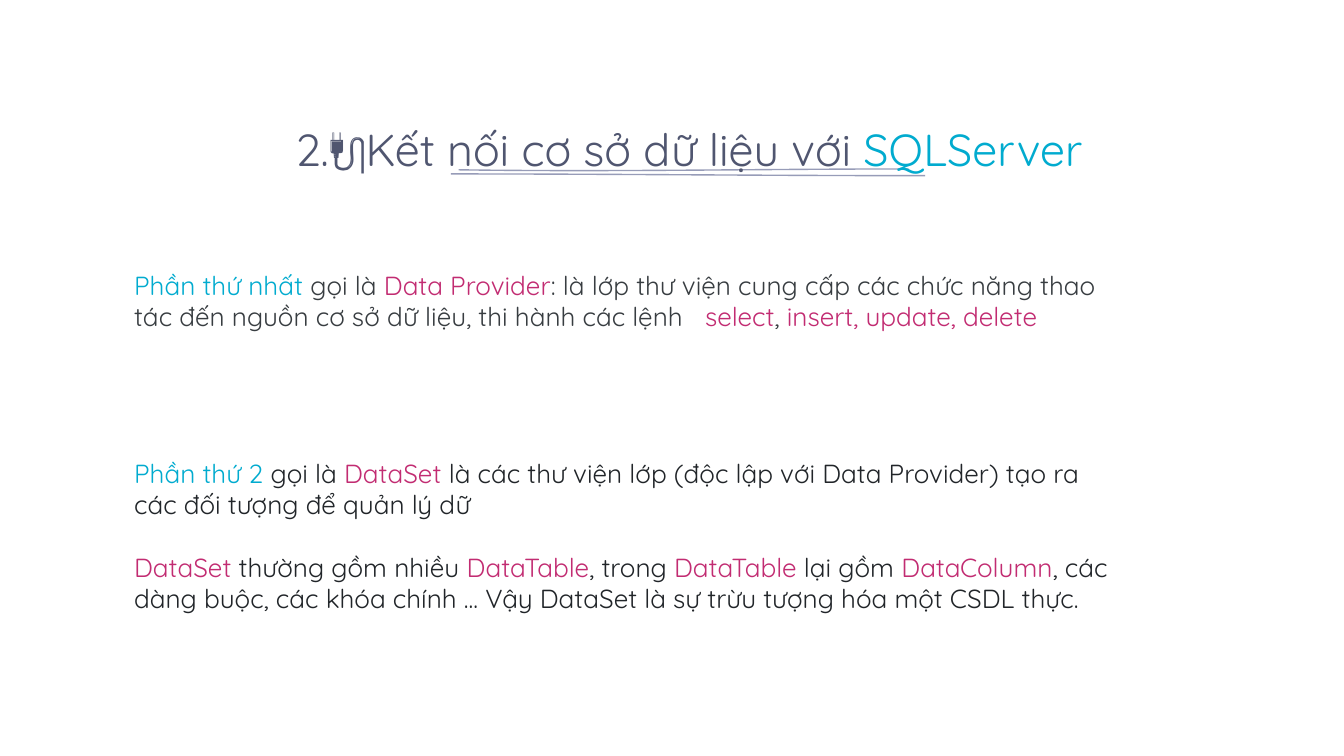
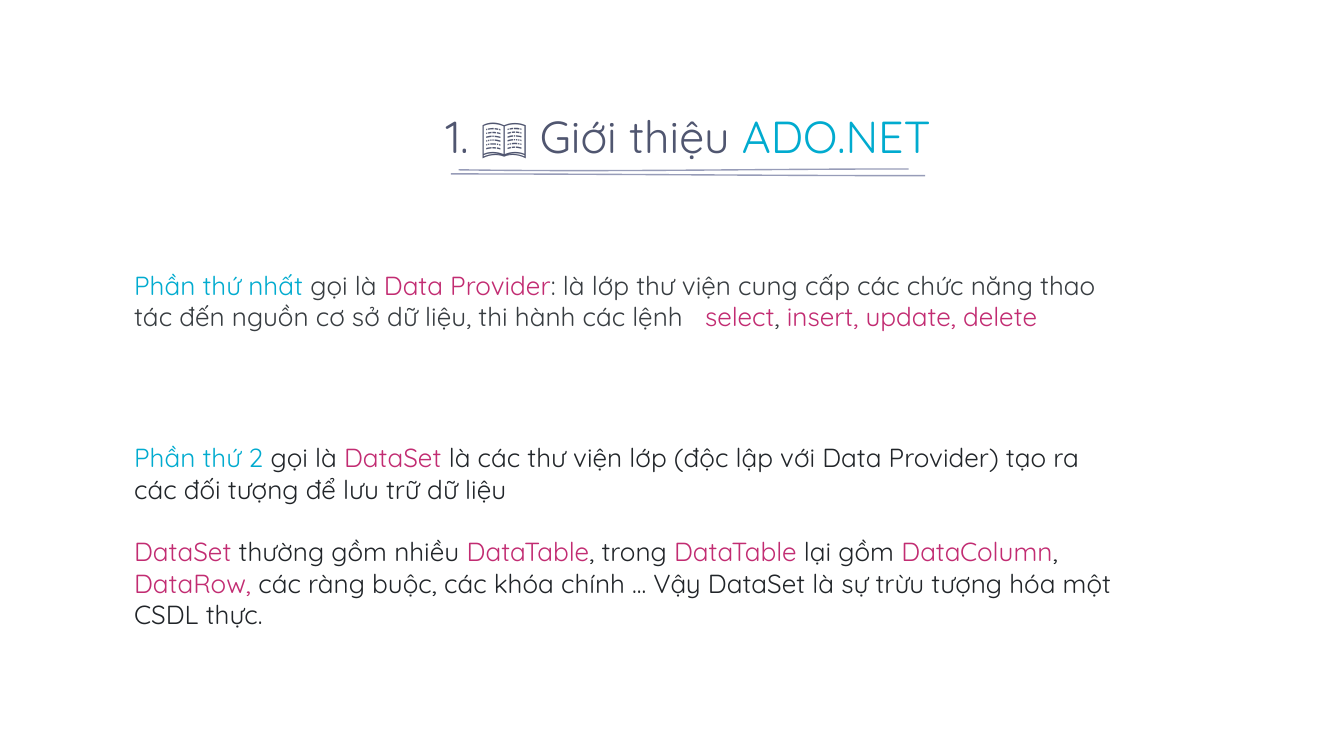
Before and after one commit to hoangtuyenblogger/Lap-trinh-web-Asp.net, a slide deck: slide 5 of Kết nối cơ sở dữ liệu/Kết nối CSDL.pptx. Drawn at 1344x756 pixels with LibreOffice and Linux fonts; fonts in the diff are those of the drawing; background and template pictures are left out. Boxes give left, top, right and bottom in pixels: in the first picture for what was removed or moved away, otherwise in the second. Text is boxed around its words. In the diff, an @@ line names an element or a change of style, - is before the commit and + after.

```diff
--- a/Kết nối cơ sở dữ liệu/Kết nối CSDL.pptx
+++ b/Kết nối cơ sở dữ liệu/Kết nối CSDL.pptx
@@ title removed at (x1=295, y1=130, x2=1082, y2=176) @@
-2.🔌Kết nối cơ sở dữ liệu với SQLServer
@@ text added at (x1=446, y1=120, x2=931, y2=159), 24 pt, text #505670 @@
+1. 📖 Giới thiệu ADO.NET
@@ text at (x1=134, y1=446, x2=1111, y2=628): text changed @@
-Phần thứ 2 gọi là DataSet là các thư viện lớp (độc lập với Data Provider) tạo ra các đối tượng để quản lý dữ
-DataSet thường gồm nhiều DataTable, trong DataTable lại gồm DataColumn, các dàng buộc, các khóa chính ... Vậy DataSet là sự trừu tượng hóa một CSDL thực.
+Phần thứ 2 gọi là DataSet là các thư viện lớp (độc lập với Data Provider) tạo ra các đối tượng để lưu trữ dữ liệu
+DataSet thường gồm nhiều DataTable, trong DataTable lại gồm DataColumn, DataRow, các ràng buộc, các khóa chính ... Vậy DataSet là sự trừu tượng hóa một CSDL thực.
```
Also in this commit, not shown: 4 other slides changed, 5 slides added, 29 slides removed.
